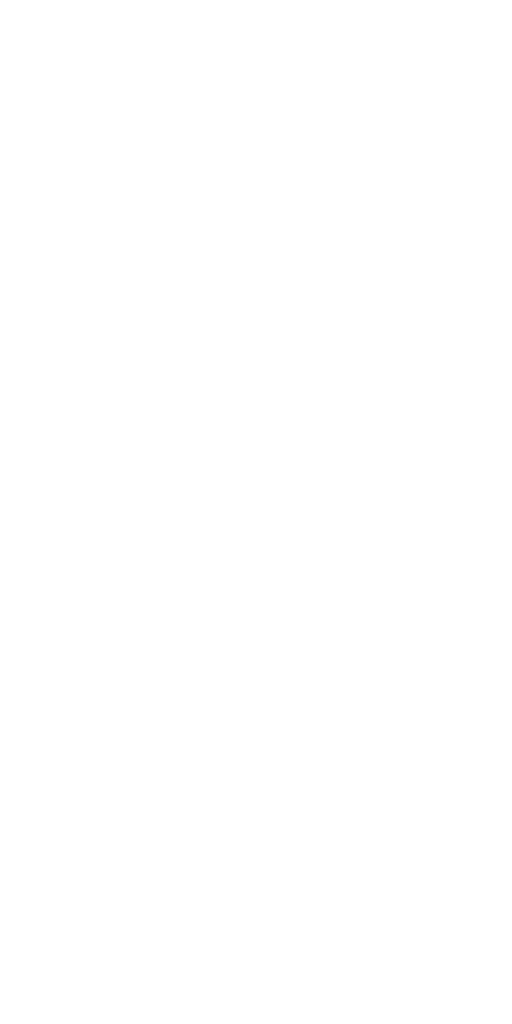
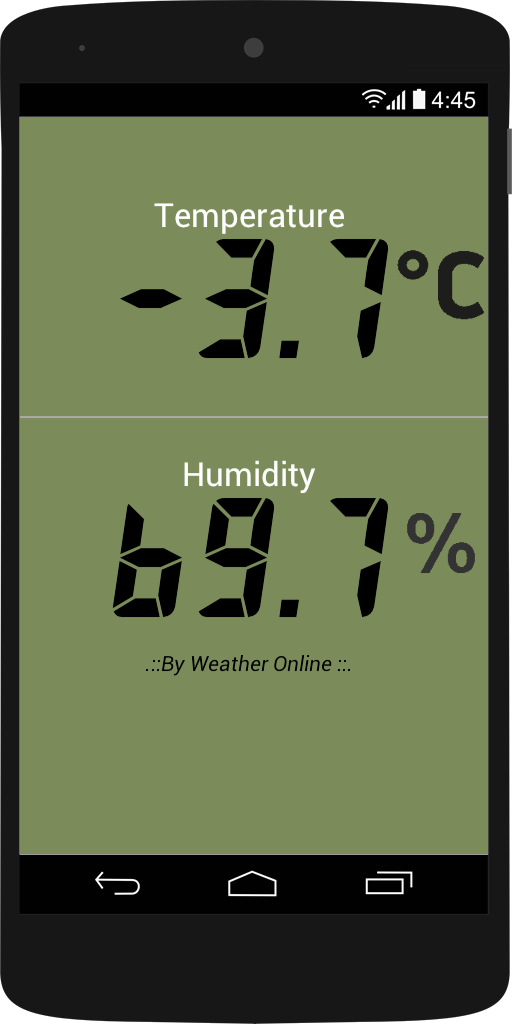
Two versions of the same layered image (512x1024). Layer-by-layer changes:
showed "-" over (119, 287, 183, 309)
showed "3 コピー #2" over (198, 238, 275, 359)
showed "7" over (330, 238, 389, 359)
showed "6 コピー #5" over (112, 503, 183, 618)
showed "9 #4" over (198, 497, 275, 618)
moved "湿度0.1x #2" above "デモ" over (311, 497, 389, 618)
showed "7 #1" over (330, 497, 389, 618)
showed "green_phone.png" over (0, 0, 512, 1024)
